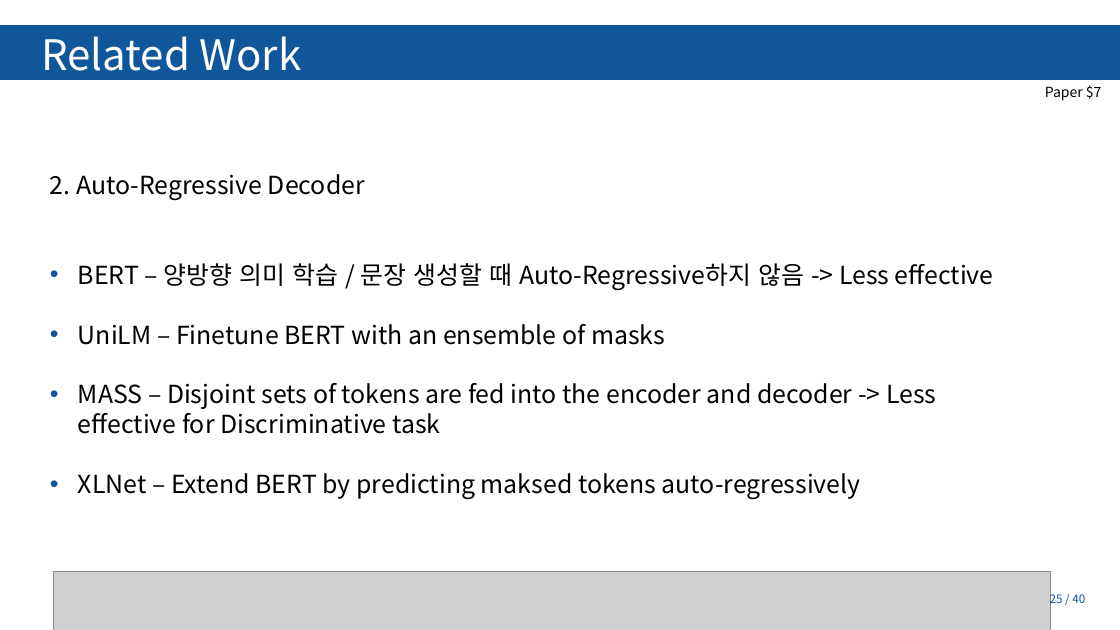
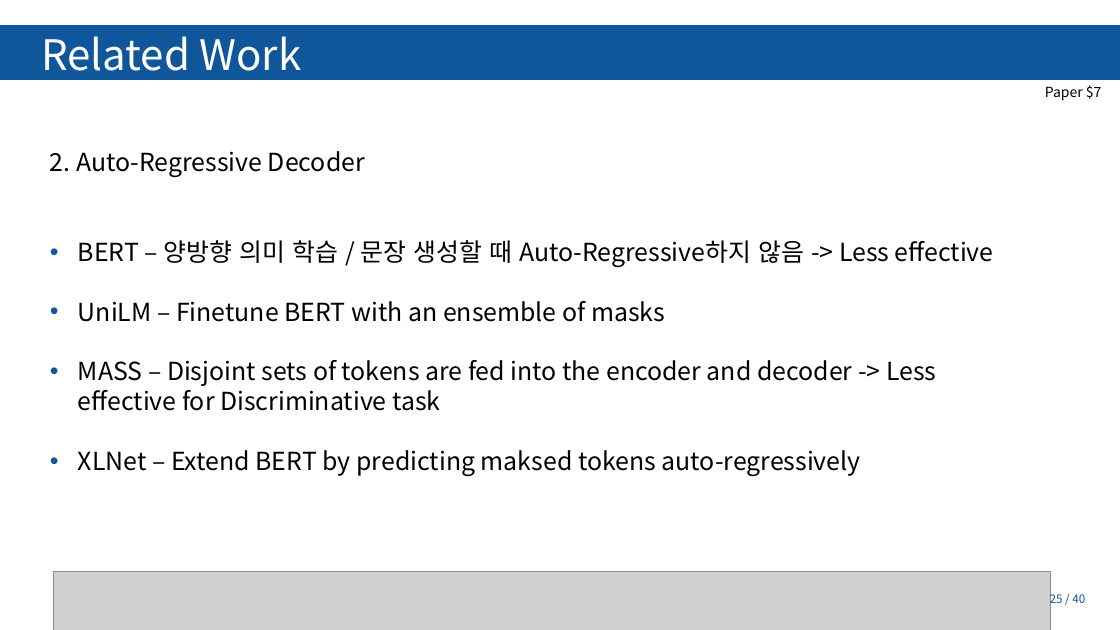
Before and after one commit to Tiabet/Paper-for-ML-DL, a slide deck: slide 25 of 세미나/BART_김정현.pptx. Drawn at 1120x630 pixels with LibreOffice and Linux fonts; fonts in the diff are those of the drawing; grey boxes stand for pictures; background and template pictures are left out. Boxes give left, top, right and bottom in pixels: in the first picture for what was removed or moved away, otherwise in the second. Text is boxed around its words. In the diff, an @@ line names an element or a change of style, - is before the commit and + after.

```diff
--- a/세미나/BART_김정현.pptx
+++ b/세미나/BART_김정현.pptx
@@ text "2. Auto-Regressive Decoder": place and size @@
-text "2. Auto-Regressive Decoder" at (50, 174, 994, 500)
+text "2. Auto-Regressive Decoder" at (50, 151, 994, 477)
```
Also in this commit, not shown: 4 other slides changed, 8 other files.
